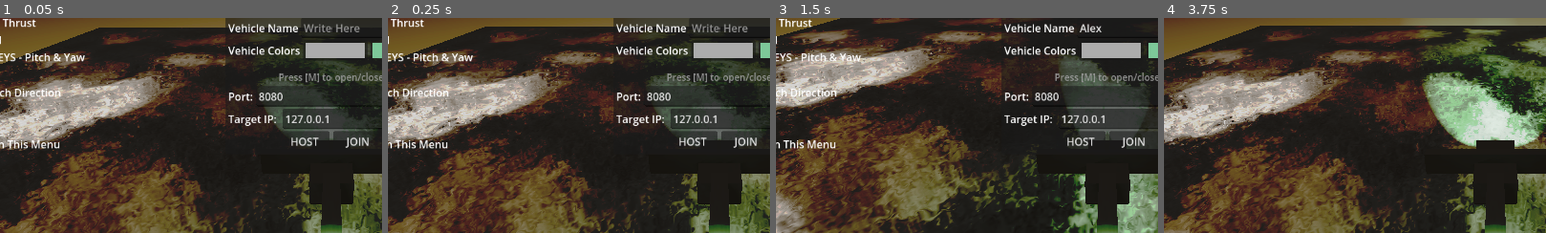
Above: before the commit, frames 1-4 (left to right).
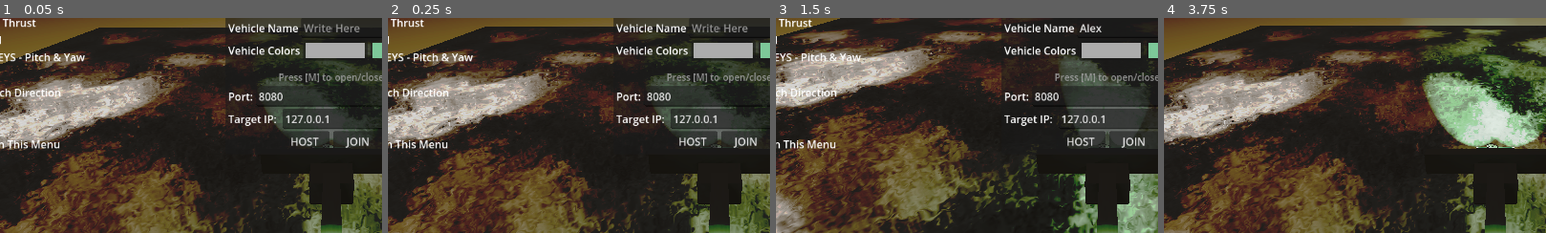
Above: after the commit, the same moments.

Repository: fracter2/here-be-le-dragon
Game: Godot game, scene res://Content/World.tscn
Two runs of this game, one before a commit and one after it. Both use one fixed random seed, a clock stepped at 60 frames per second and the inputs below.
Inputs (mouse positions are % of the whole screen's width and height, from its top left):
- Up to frame 1 (0.05 s): no input
- Up to frame 2 (0.25 s): no input
- Up to frame 3 (1.5 s): click (55, 39) at 0.52 s; type "Alex" at 0.6 s; click "RESPAWN" at 1.25 s
- Up to frame 4 (3.75 s): click "RESPAWN" at 2 s; click "RESPAWN" at 2.75 s; click "HOST" at 3.5 s
The pictures show only the part of the screen within x 7-57%, y 37-87%; the shares and areas given below are measured in that part.

The runs differ from the first frame. In frame 1, 0.2% of the frame differs, in the area x 81-98%, y 56-79%; in frame 2, 0.2%; in frame 3, 0.2%; in frame 4, 0.3%, in the area x 81-92%, y 56-61%.
Error in both runs: Invalid assignment of property or key 'global_position' with value of type 'Vector3' on a base object of type 'Nil'. (res://Multiplayer/player_entity_manager.g…

Commit message:
Add duck as cockpit and add first person camera toggle-able with "T"

Diff:
--- a/Content/Helicopter.tscn
+++ b/Content/Helicopter.tscn
@@ -1,8 +1,9 @@
-[gd_scene load_steps=30 format=3 uid="uid://d1gyep613eqe1"]
+[gd_scene load_steps=32 format=3 uid="uid://d1gyep613eqe1"]
 
 [ext_resource type="Script" uid="uid://dnxlejlb5vxb3" path="res://Content/helicopter.gd" id="1_nikds"]
 [ext_resource type="Script" uid="uid://ue7etq887xes" path="res://Multiplayer/multiplayer_input.gd" id="2_6r8wy"]
 [ext_resource type="AudioStream" uid="uid://e5tdf28u0b3n" path="res://Duck/Quack.mp3" id="3_te4uw"]
+[ext_resource type="Texture2D" uid="uid://0brxrpbohqqu" path="res://Duck/filteredduck.png" id="4_ih7gs"]
 
 [sub_resource type="PhysicsMaterial" id="PhysicsMaterial_6r8wy"]
 bounce = 0.25
@@ -110,6 +111,16 @@
 backlight = Color(0.0471107, 0.0471107, 0.0471107, 1)
 refraction_scale = -1.0
 
+[sub_resource type="StandardMaterial3D" id="StandardMaterial3D_wnsil"]
+transparency = 1
+albedo_texture = ExtResource("4_ih7gs")
+texture_filter = 0
+billboard_mode = 1
+proximity_fade_distance = 28.19
+distance_fade_min_distance = 9.64
+distance_fade_max_distance = 3.68
+stencil_flags = 2
+
 [sub_resource type="BoxShape3D" id="BoxShape3D_te4uw"]
 size = Vector3(6, 0.384, 1)
 
@@ -230,11 +241,29 @@
 spot_angle_attenuation = 0.267944
 
 [node name="Cockpit Cutout" type="CSGBox3D" parent="CollisionShape3D/Body"]
-transform = Transform3D(1, 0, 0, 0, 0.766044, -0.642788, 0, 0.642788, 0.766044, 0, 0.975146, -1.64879)
+transform = Transform3D(1, 0, 0, 0, 0.58332807, -0.8122365, 0, 0.8122365, 0.58332807, 0, 0.8353366, -1.4394588)
 layers = 4
 operation = 2
 size = Vector3(2.11, 1.672, 1)
 material = SubResource("StandardMaterial3D_ih7gs")
+
+[node name="Cockpit Interior Cutout" type="CSGBox3D" parent="CollisionShape3D/Body"]
+transform = Transform3D(1.595545, 0, 0, 0, 1, 0, 0, 0, 0.53672415, 0, 0.29475743, -1.101085)
+operation = 2
+size = Vector3(1, 1.0366211, 2.1128845)
+
+[node name="Sprite Pilot" type="Sprite3D" parent="CollisionShape3D/Body"]
+transform = Transform3D(1, 0, 0, 0, 1, 0, 0, 0, 1, 0, 0.16819352, -0.86308414)
+material_override = SubResource("StandardMaterial3D_wnsil")
+cast_shadow = 0
+texture = ExtResource("4_ih7gs")
+
+[node name="Camera Cockpit View" type="Camera3D" parent="CollisionShape3D/Body"]
+transform = Transform3D(1, 0, 0, 0, 0.99983436, 0.018202903, 0, -0.018202903, 0.99983436, -0.00676918, 0.61679214, -0.82962126)
+doppler_tracking = 2
+fov = 96.29042
+near = 0.083
+far = 750.0
 
 [node name="Cockpit Light" type="OmniLight3D" parent="CollisionShape3D/Body"]
 transform = Transform3D(1, 0, 0, 0, 1, 0, 0, 0, 1, 0, 0.76948, -1.73015)
@@ -317,7 +346,7 @@
 [node name="TailJoint" type="Node3D" parent="."]
 transform = Transform3D(1, 0, 0, 0, 1, 0, 0, 0, 1, 0, 0.675149, 1.19399)
 
-[node name="Camera3D" type="Camera3D" parent="."]
+[node name="Camera Third Person" type="Camera3D" parent="."]
 transform = Transform3D(1, 0, 0, 0, 0.915663, 0.401948, 0, -0.401948, 0.915663, -0.00338459, 9.57543, 10.5039)
 fov = 71.1
 far = 750.0
@@ -340,5 +369,5 @@
 outline_modulate = Color(0.50629, 0.50629, 0.50629, 1)
 text = "Vehicle Name"
 
-[node name="AudioStreamPlayer3D" type="AudioStreamPlayer3D" parent="."]
+[node name="Emote Quacc" type="AudioStreamPlayer3D" parent="."]
 stream = ExtResource("3_te4uw")
--- a/Content/helicopter.gd
+++ b/Content/helicopter.gd
@@ -22,22 +22,28 @@
 @export var angle_start: float = 90
 @export var angle_speed: float = 90
 
+@export_group(("Refrences"))
 @onready var debug_thrust_pointer: MeshInstance3D = $DebugThrustPointer
 @onready var input_display: Label = $UI/InputDisplay
 @onready var multiplayer_synchronizer: MultiplayerSynchronizer = %InputSynchronizer
 @onready var wings: CollisionShape3D = $Wings
-@onready var audio_stream_player_3d: AudioStreamPlayer3D = $AudioStreamPlayer3D
+@onready var emote_quacc: AudioStreamPlayer3D = $"Emote Quacc"
+@onready var camera_third_person: Camera3D = $"Camera Third Person"
+@onready var camera_cockpit_view: Camera3D = $"CollisionShape3D/Body/Camera Cockpit View"
 
 # Called when the node enters the scene tree for the first time.
 func _ready() -> void:
 	if player_id == multiplayer.get_unique_id():
-		$Camera3D.make_current()
+		camera_third_person.make_current()
 
 
 func _physics_process(delta: float) -> void:
 	if player_id == multiplayer.get_unique_id():
 		if Input.is_action_just_pressed(&"emote_quacc"):
 			play_quacc.rpc()
+		if Input.is_action_just_pressed(&"vehicle_swap_camera"):
+			if not camera_third_person.current: camera_third_person.make_current()
+			elif not camera_cockpit_view.current: camera_cockpit_view.make_current()
 
 	if not multiplayer.is_server(): return
 
@@ -69,7 +75,7 @@
 
 @rpc("any_peer", "call_local", "reliable")
 func play_quacc():
-	audio_stream_player_3d.play()
+	emote_quacc.play()
 
 @rpc("any_peer", "call_local", "reliable")
 func sync_colors(primary_c:Color, secondary_c:Color):
--- a/project.godot
+++ b/project.godot
@@ -149,6 +149,11 @@
 "events": [Object(InputEventKey,"resource_local_to_scene":false,"resource_name":"","device":-1,"window_id":0,"alt_press …(192 unchanged characters)…
 ]
 }
+vehicle_swap_camera={
+"deadzone": 0.2,
+"events": [Object(InputEventKey,"resource_local_to_scene":false,"resource_name":"","device":-1,"window_id":0,"alt_pressed":false,"shift_pressed":false,"ctrl_pressed":false,"meta_pressed":false,"pressed":false,"keycode":0,"physical_keycode":84,"key_label":0,"unicode":116,"location":0,"echo":false,"script":null)
+]
+}
 
 [layer_names]
 
Binary file added: Duck/filteredduck.png
Not shown, added: Duck/filteredduck.png.import
